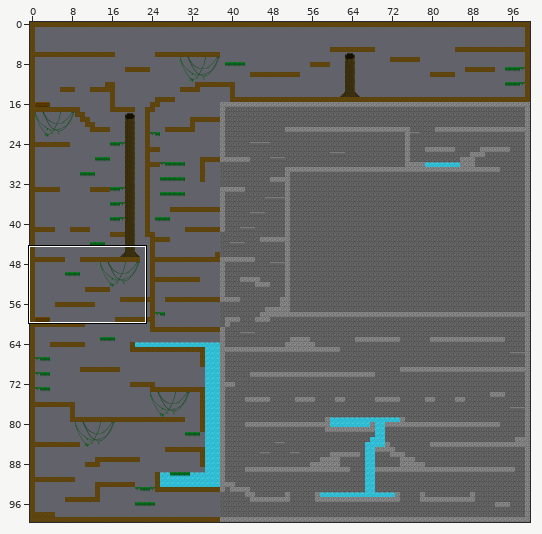
An edit to a level. Tiled map (JSON), assets/tiled/maps/finallevel.json. Above, an overview of the earlier version with the close-up marked.
Close-up. Earlier state:
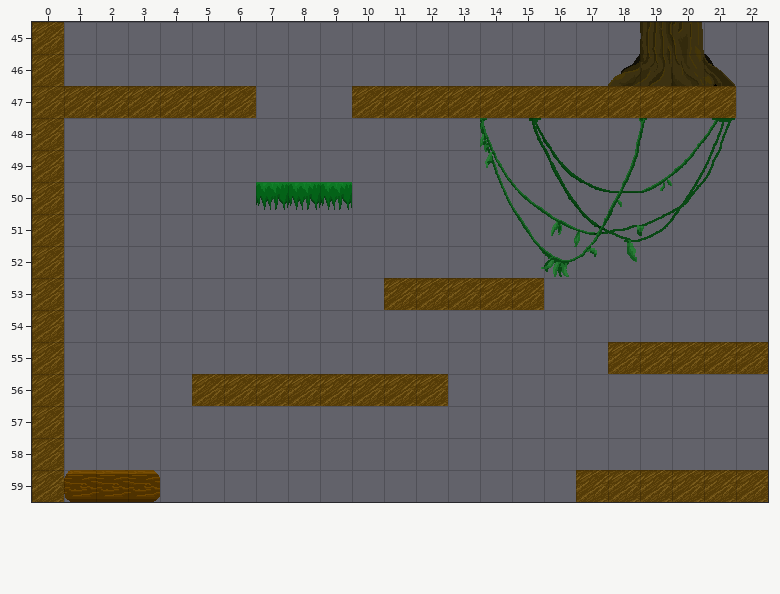
Cells are 32x32 px. Shown: x 0..22, y 45..59.
New version:
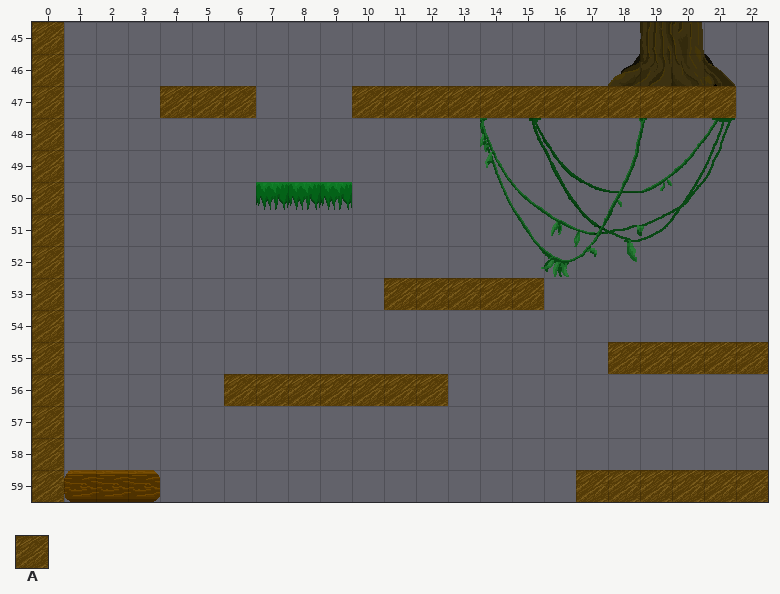
Key: from "oneblock": A 4.
_ is an empty cell.
Author's note on the commit: the REAL REAL REAL fix git cmon pls
The exact change:
Layer "solids":
The author cleared tile A in row 47 at x 1 to 3; in row 56 at x 5.
Pixel boxes of the changes (left, top, right, bottom) in both close-ups:
removed: (64, 86, 160, 118)
removed: (192, 374, 224, 406)
